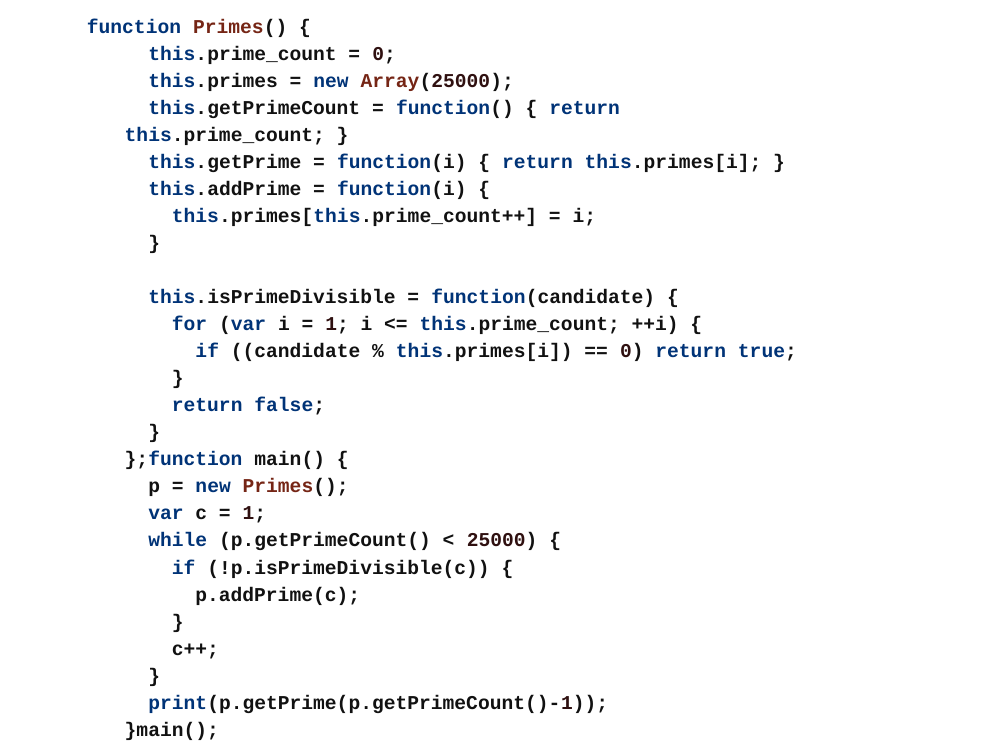
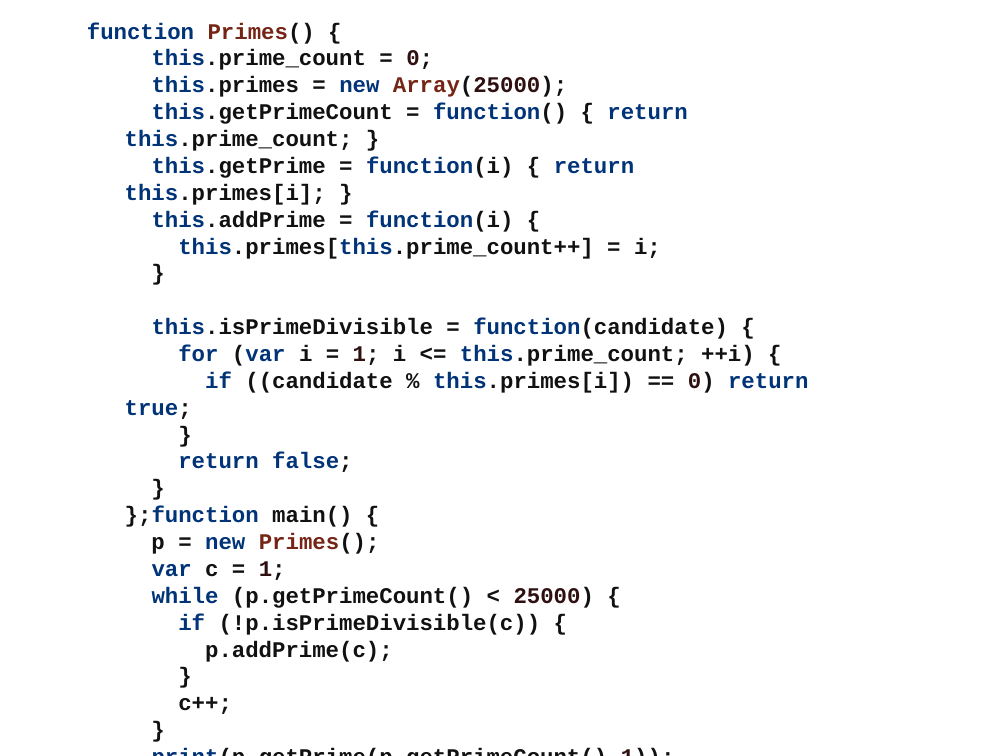
Before and after one commit to cvhu/ee382v-reddi, a slide deck: slide 26 of project/report0/figs/EE382V Final Project Presentation.ppt. Drawn at 1008x756 pixels with LibreOffice and Linux fonts; fonts in the diff are those of the drawing. Boxes give left, top, right and bottom in pixels: in the first picture for what was removed or moved away, otherwise in the second. Text is boxed around its words. In the diff, an @@ line names an element or a change of style, - is before the commit and + after.

```diff
--- a/project/report0/figs/EE382V Final Project Presentation.ppt
+++ b/project/report0/figs/EE382V Final Project Presentation.ppt
@@ text "function Primes() { this.prime_count = ..." at [87,23,808,714]: size 14 to 16 pt; line spacing 1.15 to 1 @@
```
Also in this commit, not shown: 1 other slide changed, 1 slide added, 4 other files.
